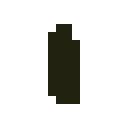
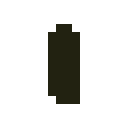
Comparing the layer stacks of the two 128 × 128 images. Changes:
painted on "Background" over [72, 32, 80, 40]
